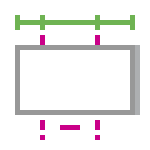
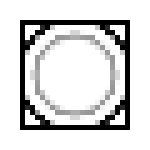
The second 150x150 image is a revision of the first. Changes to its layers:
hid group "Sleeve Info" (2 layers) over [15, 15, 140, 140]
removed layer "Layer 12 copy" from group "Sleeve Info" over [15, 15, 140, 140]
showed group "cutter guide" (1 layers) over [15, 15, 140, 140]
renamed "Layer 11" to "Layer 14", painted on it over [15, 15, 140, 140]
hid group "camearMarks" (2 layers) over [15, 15, 140, 140]
